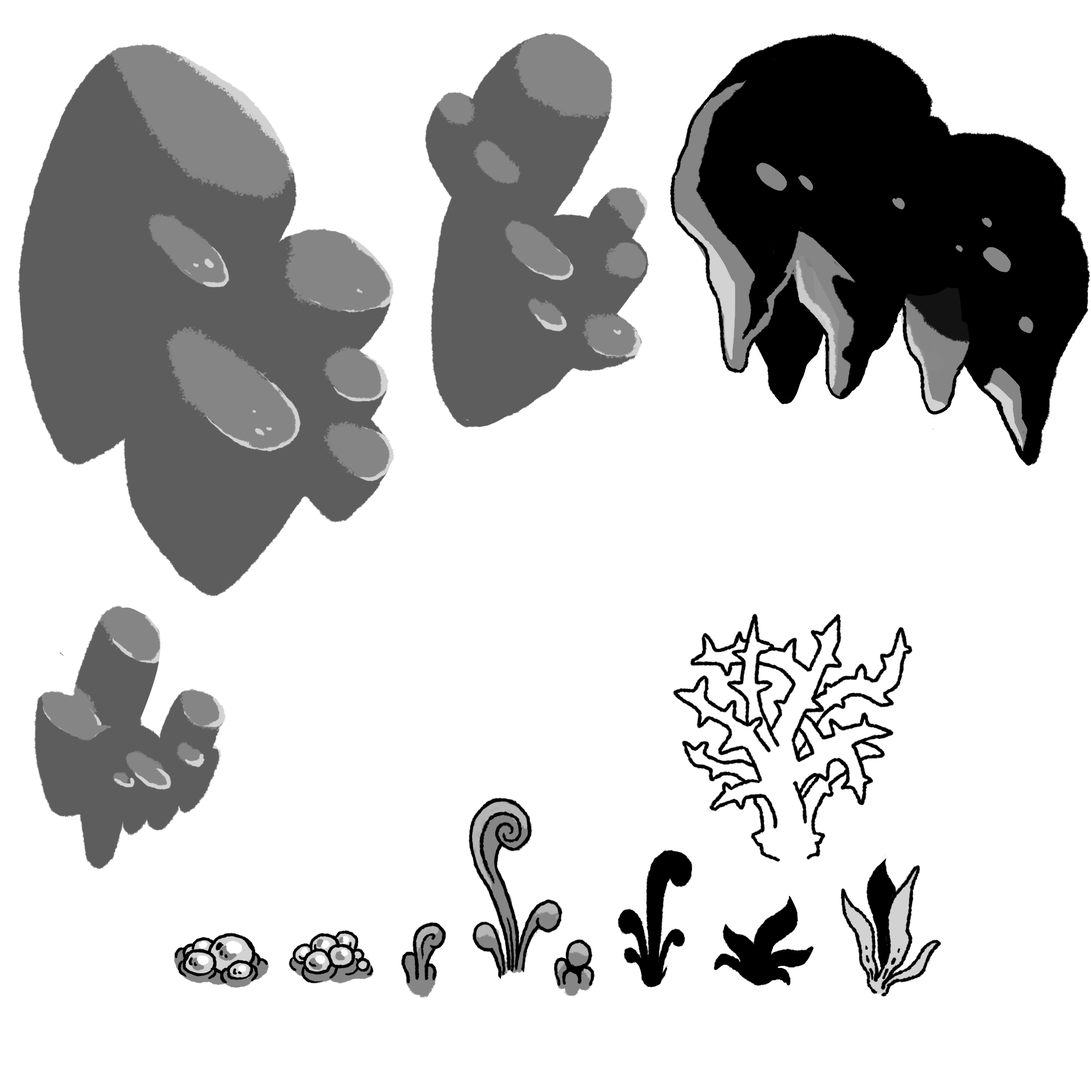
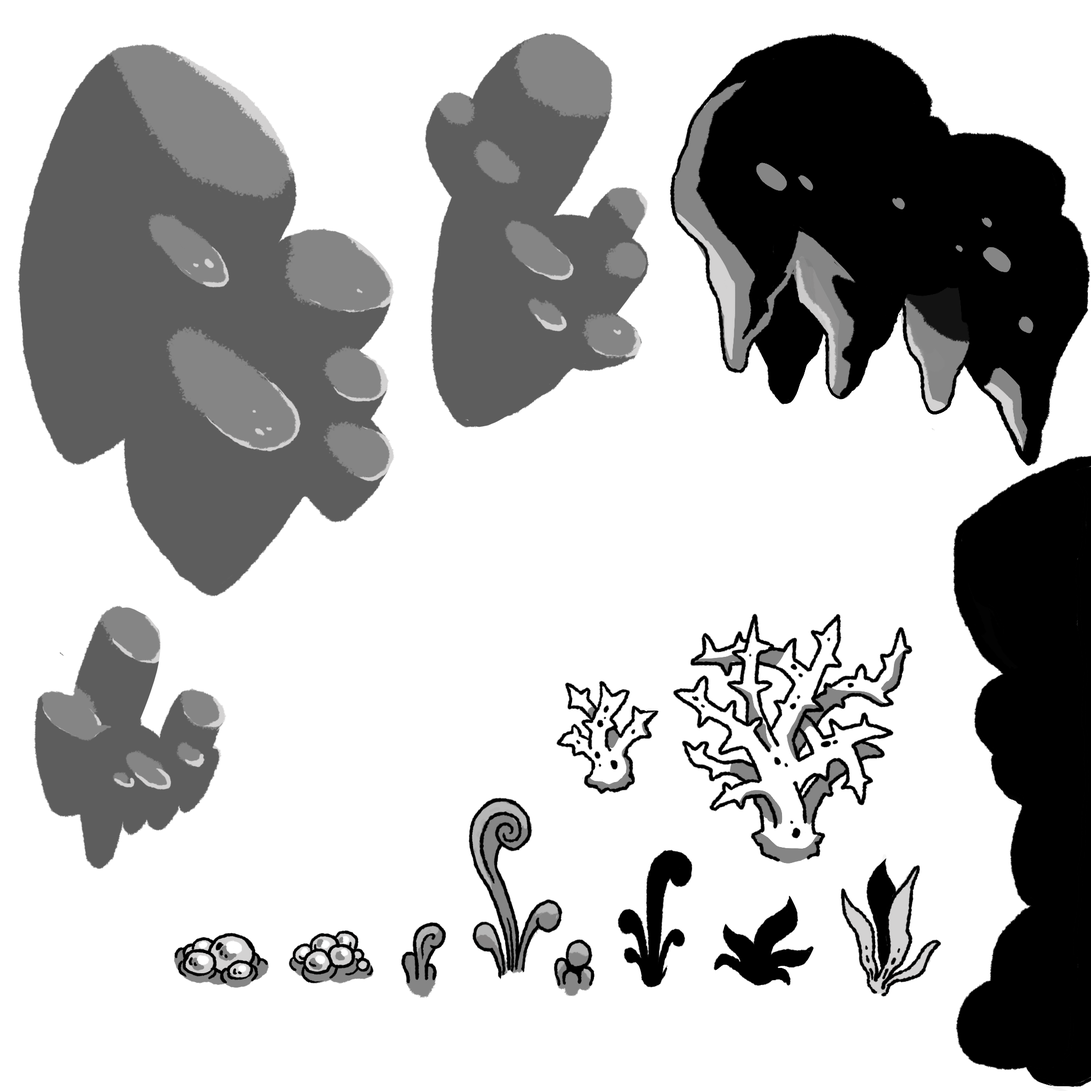
Layer changes from the first (1091, 1091) image to the second:
painted on "Layer 7" over [475, 842, 530, 972]
added layer "Layer 14" above "Layer 15" over [556, 681, 660, 795]
added layer "Layer 15" above "Layer 4" over [560, 455, 1091, 1091]
painted on "Layer 13" over [691, 637, 909, 864]
